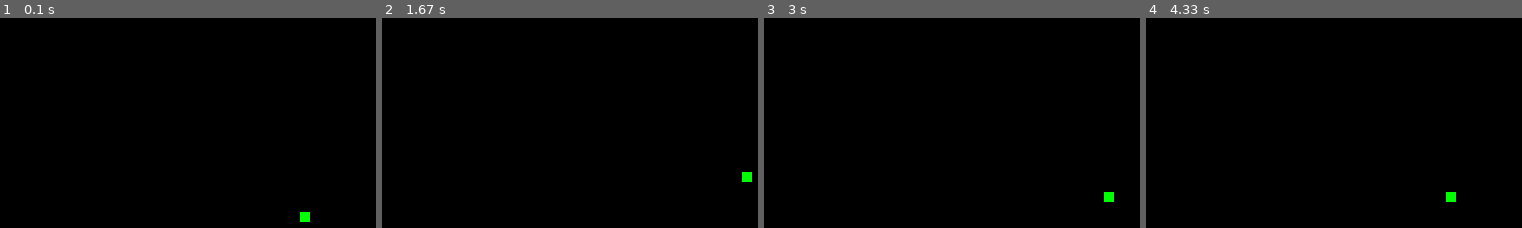
Above: before the commit, frames 1-4 (left to right).
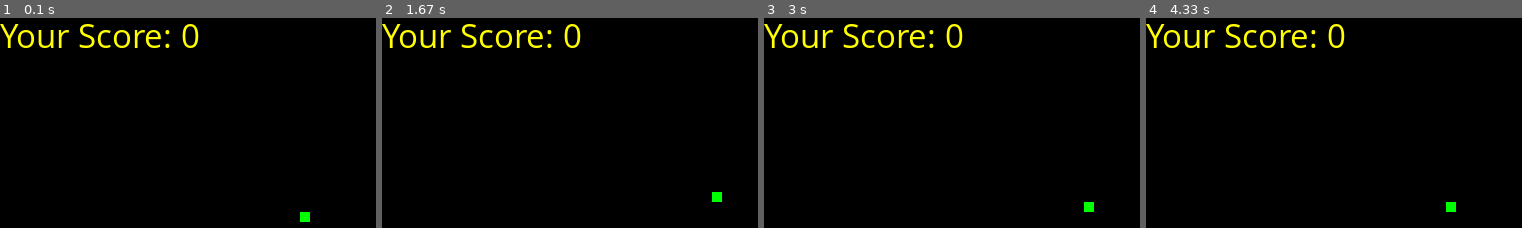
Above: after the commit, the same moments.

Repository: saibhaskar24/snakegamepygame
Game: pygame game, started from main.py
Same seed, same stepped clock (60 frames per second), same inputs: the game is played once before the commit and once after it.
Inputs:
- Up to frame 1 (0.1 s): no input
- Up to frame 2 (1.67 s): hold Right 0.33-0.8 s; hold Up 0.83-1.32 s; hold Right from 1.35 s (still down)
- Up to frame 3 (3 s): release Right at 1.95 s; hold Left 1.98-2.63 s; hold Down from 2.67 s (still down)
- Up to frame 4 (4.33 s): release Down at 3.35 s; hold Left 3.38-4.08 s; hold Up from 4.12 s (still down)

The runs differ from the first frame. In frame 1, 1.8% of the frame differs, in the area x 0-53%, y 2-15%; in frame 2, 2.1%, in the area x 0-99%, y 2-88%; in frame 3, 2.1%; in frame 4, 2.1%.

Commit message:
game done

Diff:
--- a/main.py
+++ b/main.py
@@ -19,6 +19,10 @@
 score_font = pygame.font.SysFont("comicsansms", 35)
 
 
+def Your_score(score):
+    value = score_font.render("Your Score: " + str(score), True, yellow)
+    dis.blit(value, [0, 0])
+
 def our_snake(snake_list):
     for x in snake_list:
         pygame.draw.rect(dis, green, [x[0], x[1], snake_block, snake_block])
@@ -37,8 +41,8 @@
     Length_of_snake = 1
     temp_x = 0
     temp_y = 0
-    foodx = round(random.randrange(0, dis_width - snake_block) / 10.0) * 10.0
-    foody = round(random.randrange(0, dis_width - snake_block) / 10.0) * 10.0
+    foodx = round(random.randrange(0, dis_width - snake_block) / snake_block) * snake_block
+    foody = round(random.randrange(0, dis_width - snake_block) / snake_block) * snake_block
     while not game_over:
         while game_close == True:
             dis.fill(white)
@@ -57,17 +61,20 @@
                 game_over = True
             if event.type == pygame.KEYDOWN:
                 if event.key == pygame.K_LEFT:
-                    temp_x = -20
+                    temp_x = -snake_block
                     temp_y = 0
                 elif event.key == pygame.K_RIGHT:
-                    temp_x = 20
+                    temp_x = snake_block
                     temp_y = 0
                 elif event.key == pygame.K_UP:
                     temp_x = 0
-                    temp_y = -20
+                    temp_y = -snake_block
                 elif event.key == pygame.K_DOWN:
                     temp_x = 0
-                    temp_y = 20
+                    temp_y = snake_block
+            print(x,y,foodx,foody)
+            if x >= dis_width or x < 0 or y >= dis_height or y < 0:
+                game_close = True
             x+=temp_x
             y+=temp_y
             dis.fill(black)
@@ -79,16 +86,17 @@
             snake_List.append(snake_Head)
             if len(snake_List) > Length_of_snake:
                 del snake_List[0]
-            for x in snake_List[:-1]:
-                if x == snake_Head:
+            for sx in snake_List[:-1]:
+                if sx == snake_Head:
                     game_close = True
             our_snake(snake_List)
+            Your_score(Length_of_snake - 1)
             pygame.display.update()
 
             # print(x,y,foodx,foody)
             if x == foodx and y == foody:
-                foodx = round(random.randrange(0, dis_width - snake_block) / 10.0) * 10.0
-                foody = round(random.randrange(0, dis_height - snake_block) / 10.0) * 10.0
+                foodx = round(random.randrange(0, dis_width - snake_block) / snake_block) * snake_block
+                foody = round(random.randrange(0, dis_height - snake_block) / snake_block) * snake_block
                 Length_of_snake += 1
             clock.tick(snake_speed)
     pygame.quit()
